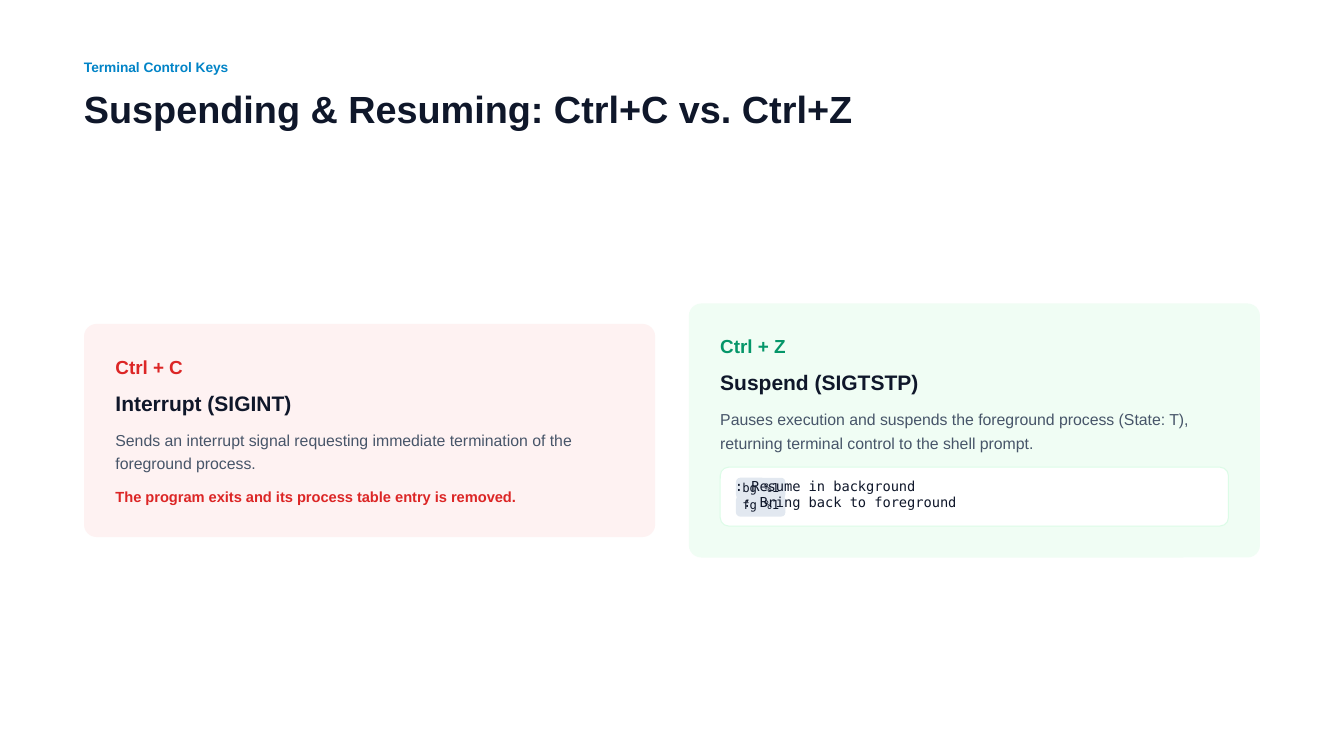
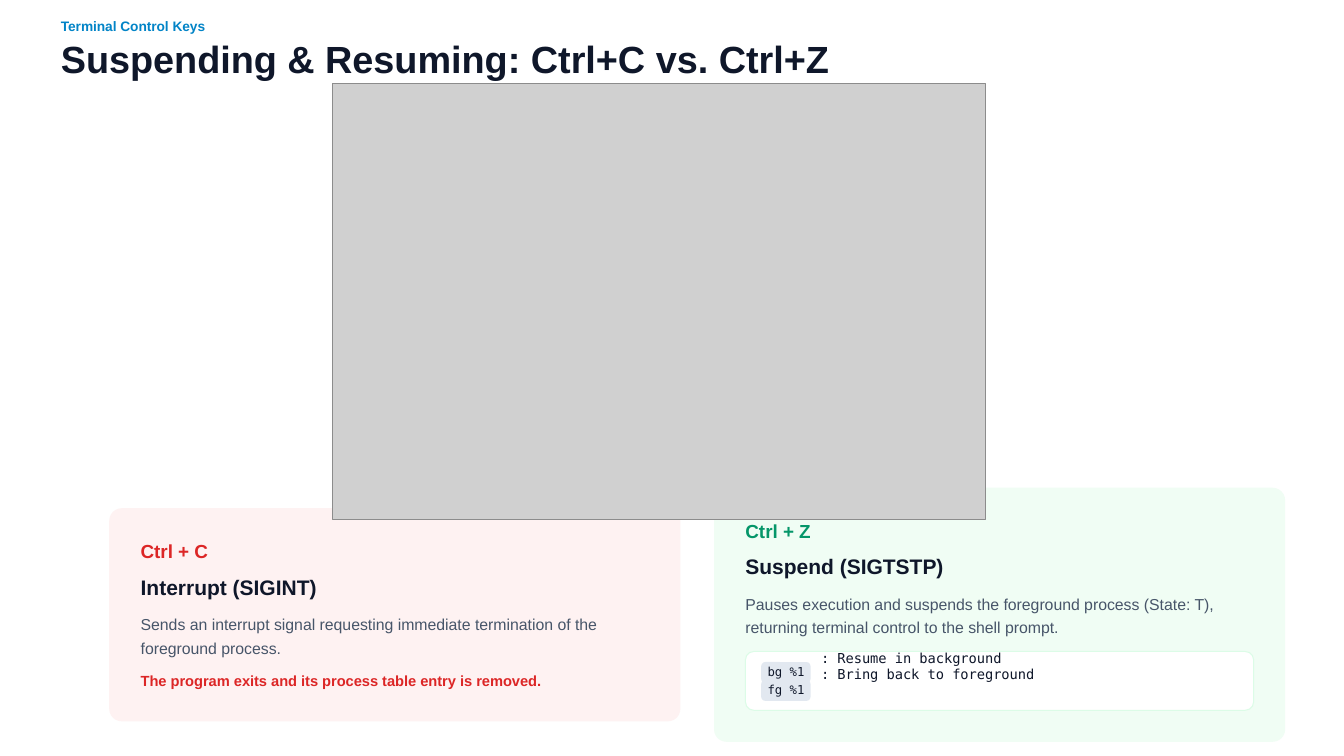
Before and after one commit to flybfree/Linux_Introduction_recovered, a slide deck: slide 10 of Presentation/Lesson 5_ Processes and Job Control.pptx (slide 9 before the commit). Drawn at 1344x756 pixels with LibreOffice and Linux fonts; fonts in the diff are those of the drawing; grey boxes stand for pictures. Boxes give left, top, right and bottom in pixels: in the first picture for what was removed or moved away, otherwise in the second. Text is boxed around its words. In the diff, an @@ line names an element or a change of style, - is before the commit and + after.

```diff
--- a/Presentation/Lesson 5_ Processes and Job Control.pptx
+++ b/Presentation/Lesson 5_ Processes and Job Control.pptx
@@ text "Terminal Control Keys": place and size @@
-text "Terminal Control Keys" at box(84, 62, 229, 75)
+text "Terminal Control Keys" at box(61, 21, 206, 34)
@@ text "Suspending & Resuming: Ctrl+C vs. ...": place and size @@
-text "Suspending & Resuming: Ctrl+C vs. ..." at box(84, 95, 852, 131)
+text "Suspending & Resuming: Ctrl+C vs. ..." at box(61, 45, 829, 80)
@@ picture added at box(333, 84, 986, 519) @@
@@ text ": Resume in background : ..." rewrapped from box(751, 480, 956, 510) to box(837, 652, 1034, 682) @@
@@ 9 texts, 5 rounded rectangles: place and size @@
-9 texts, 5 rounded rectangles at box(84, 303, 1260, 558)
+9 texts, 5 rounded rectangles at box(109, 488, 1286, 742)
```
Also in this commit, not shown: 8 other slides changed, 1 slide added, 7 other files.
